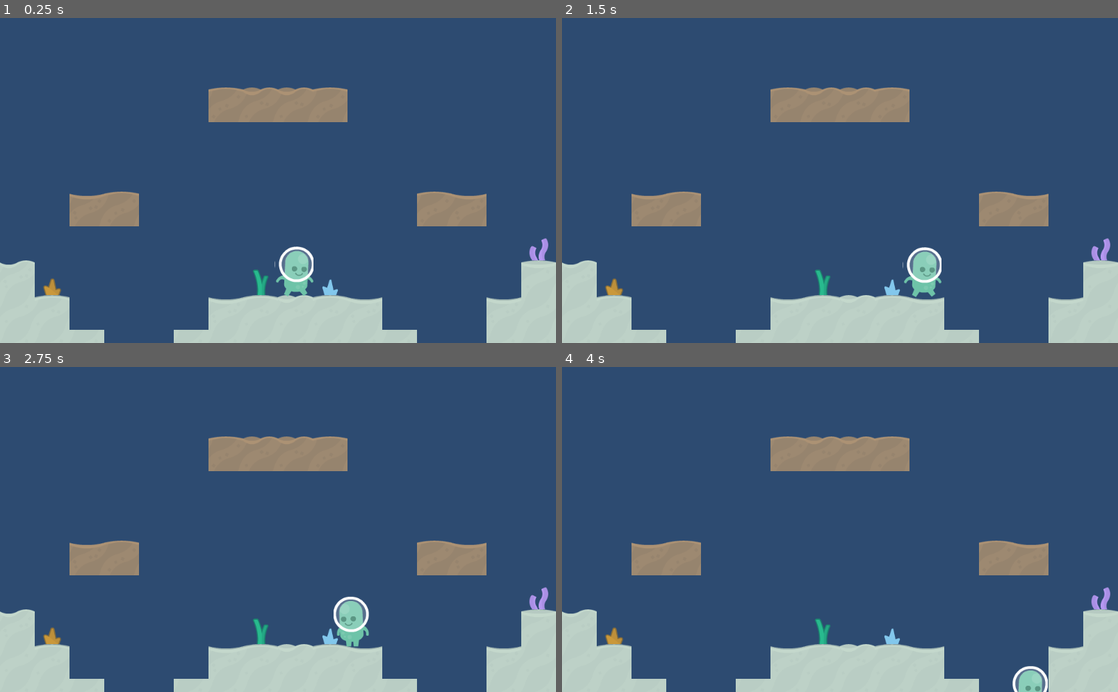
Above: before the commit, frames 1-4 (two rows, left to right).
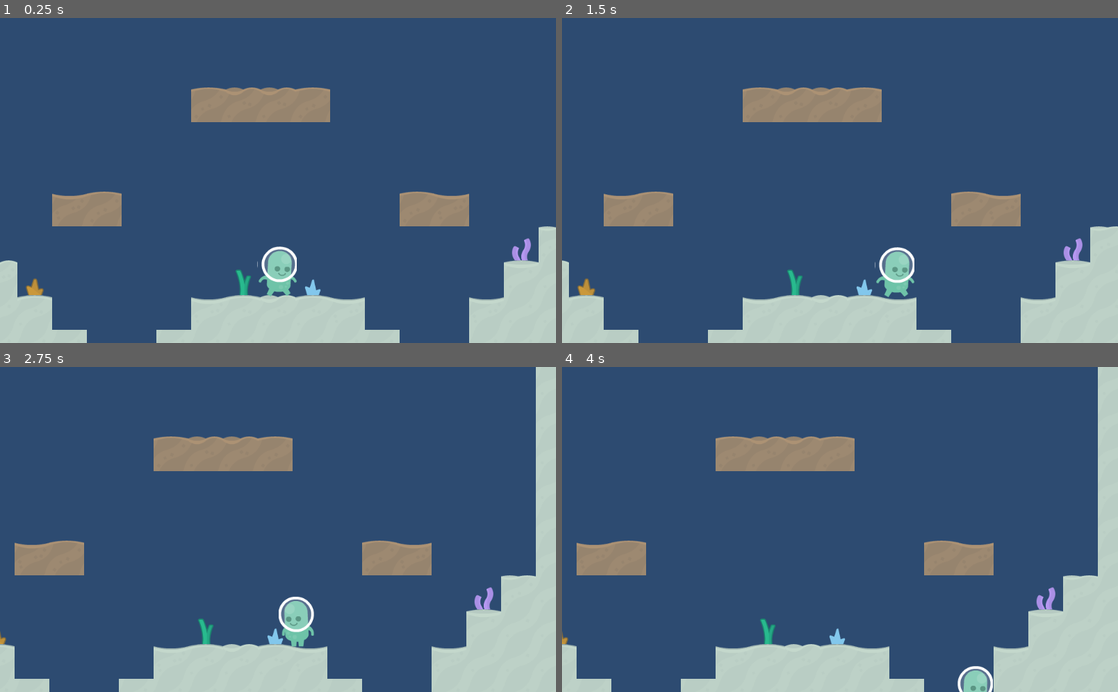
Above: after the commit, the same moments.

Repository: cpvanlue/dive-bug
Game: Godot game, scene res://src/Level.tscn
Two runs of this game, one before a commit and one after it. Both use one fixed random seed, a clock stepped at 60 frames per second and the inputs below.
Inputs:
- Up to frame 1 (0.25 s): no input
- Up to frame 2 (1.5 s): hold Ctrl (crouch) 0.53-1.28 s; hold D (right) from 0.53 s (still down); tap Shift (sprint) at 1.35 s
- Up to frame 3 (2.75 s): release D (right) at 2.03 s; hold A (left) from 2.03 s (still down); tap Space (swim) at 2.1 s
- Up to frame 4 (4 s): release A (left) at 2.78 s; hold D (right) from 2.78 s (still down); tap Ctrl (crouch) at 2.85 s; hold Shift (sprint) from 3.53 s (still down)

The runs differ from the first frame. In frame 1, 6.9% of the frame differs, in the area x 0-100%, y 21-100%; in frame 2, 9.9%; in frame 3, 19%, in the area x 0-100%, y 0-100%; in frame 4, 18%.

Commit message:
Implement camera to follow Player around Level

Diff:
--- a/src/Level.tscn
+++ b/src/Level.tscn
@@ -1471,6 +1471,16 @@
 [node name="Player" parent="." instance=ExtResource( 2 )]
 position = Vector2( 543.672, 445.509 )
 
+[node name="Camera2D" type="Camera2D" parent="Player"]
+current = true
+limit_left = -100
+limit_top = 0
+limit_right = 1125
+limit_bottom = 600
+limit_smoothed = true
+drag_margin_h_enabled = true
+drag_margin_v_enabled = true
+
 [node name="KillZone" type="Area2D" parent="."]
 position = Vector2( -4.49493, 31.4645 )
 
